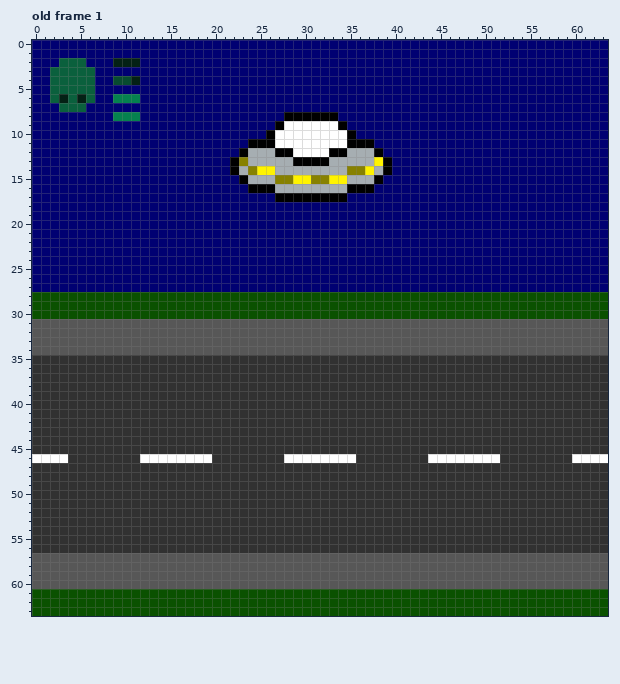
One commit to this pixel-art file: Abduction101/mockups/mockups-ui.aseprite. The picture above is the old version.
64x64 pixels, 1 frame. Shown: old frame 1. The commit also changed other frames, which this record leaves out.
After:
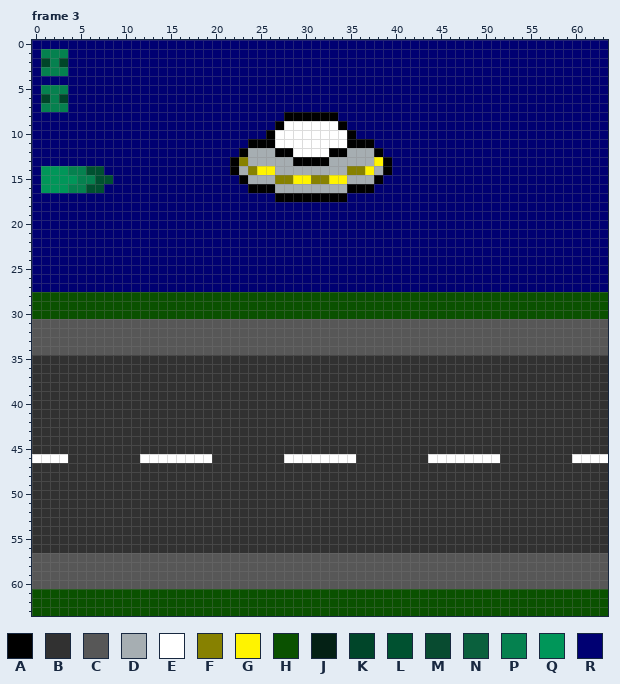
Palette (. is transparent): A #000000  B #313131  C #575757  D #a6aeb2  E #ffffff  F #878100  G #fff300  H #0a5100  J #042115  K #004529  L #005130  M #084b30  N #0a603d  P #05814f  Q #009659  R #000072
A new or re-ordered frame is compared with the old frame closest to it.
Author's note on the commit: testing fonts for ui changed shader config to work ok in 64x64 some ui mockups for objectives
Edits made:
frames 1 -> 4
Frame 3 is new; against old frame 1, layer "Layer 6":
y 1: x 1..3 RRR -> PPP
y 2: x 1..5 RRNNN -> KPKRR; x 9..11 JJJ -> RRR
y 3: x 1..6 RNNNNN -> PPPRRR
y 4: x 2..6 NNNNN -> RRRRR; x 9..11 MMJ -> RRR
y 5: x 1..6 RNNNNN -> PPPRRR
y 6: x 1..6 RNJNJN -> KPKRRR; x 9..11 PPP -> RRR
y 7: x 1..5 RRNNN -> PPPRR
y 8: x 9..11 PPP -> RRR
y 14: x 1..7 RRRRRRR -> QQQPPLL
y 15: x 1..8 RRRRRRRR -> QQQQPPLL
y 16: x 1..7 RRRRRRR -> QQQPPLL
Boxes around the changes in both pictures, in picture pixels (x1, y1, x2, y2):
changed: (41, 49, 140, 121)
changed: (41, 166, 113, 193)
